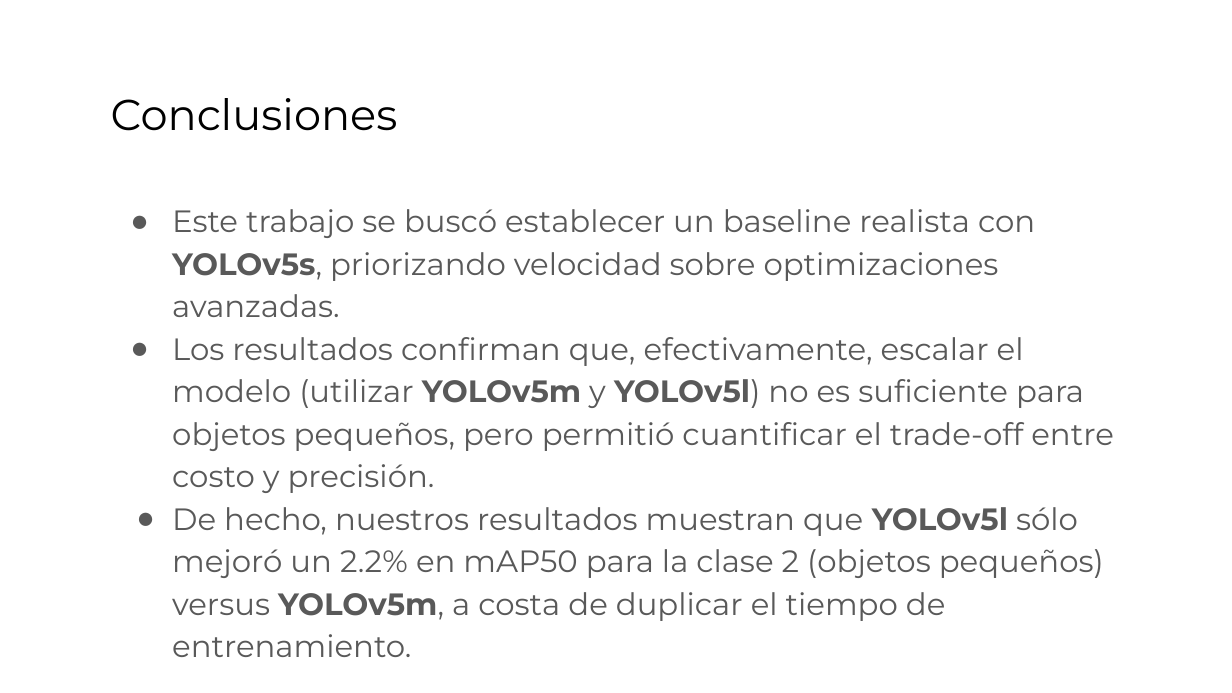
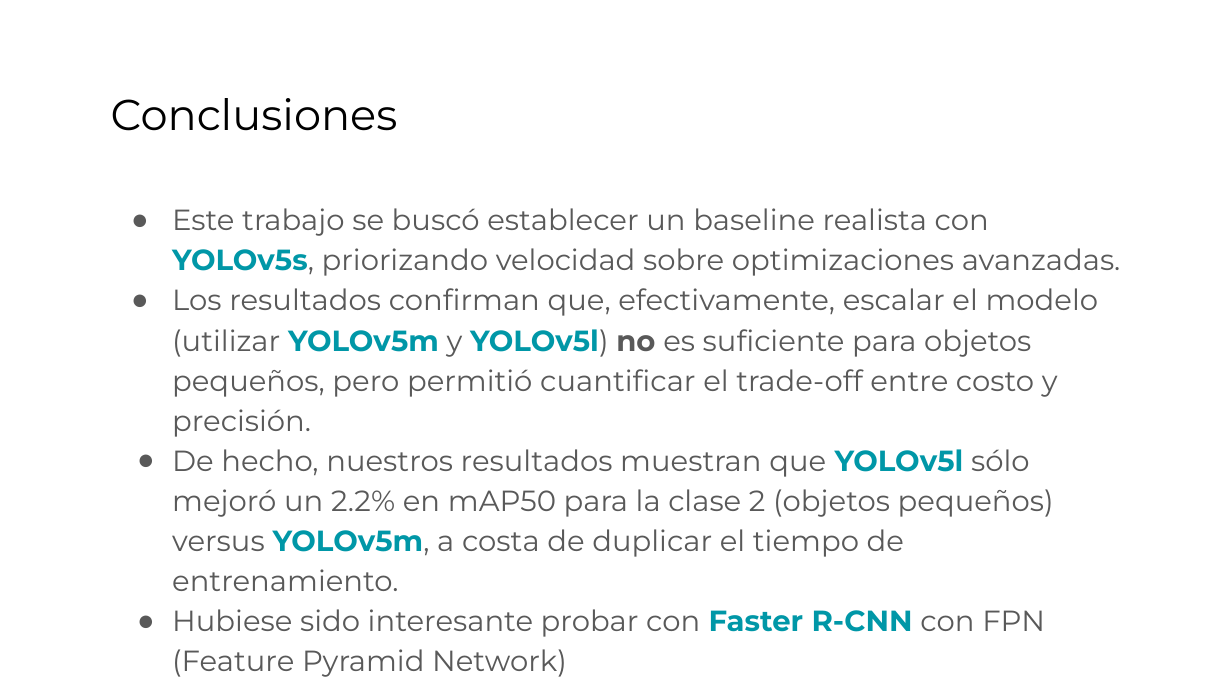
Before and after one commit to matiastripode/ceia-vision-2-tp-integrador, a slide deck: slide 31 of VPC2 TP Integrador.pptx. Drawn at 1232x693 pixels with LibreOffice and Linux fonts; fonts in the diff are those of the drawing. Boxes give left, top, right and bottom in pixels: in the first picture for what was removed or moved away, otherwise in the second. Text is boxed around its words. In the diff, an @@ line names an element or a change of style, - is before the commit and + after.

```diff
--- a/VPC2 TP Integrador.pptx
+++ b/VPC2 TP Integrador.pptx
@@ text at [172, 208, 1121, 591]: size 18 to 17 pt in "Este trabajo se buscó establecer un baseline ...", "Los resultados confirman que, efectivamente, escalar el ...", "De hecho, nuestros resultados muestran que YOLOv5l ..."; text colour #595959 to #0097A7 in "YOLOv5s,", "YOLOv5m YOLOv5l)", "YOLOv5l YOLOv5m,"; bold on in "no"; indent changed @@
@@ text at [172, 609, 1045, 677]: paragraph added @@
+● Hubiese sido interesante probar con Faster R-CNN con FPN (Feature Pyramid Network)
```
Also in this commit, not shown: 9 other slides changed, 1 slide added, 1 slide removed.
